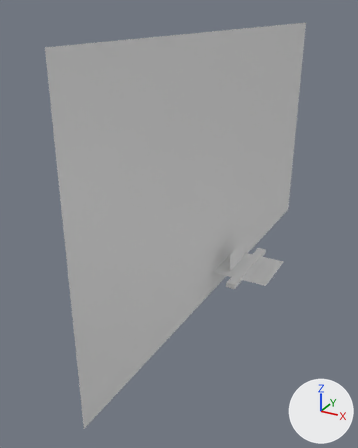
What one commit did to the glTF model 04 – Spé Front & Creative Dev – Creative Development/maisondevinci/public/scene.glb.
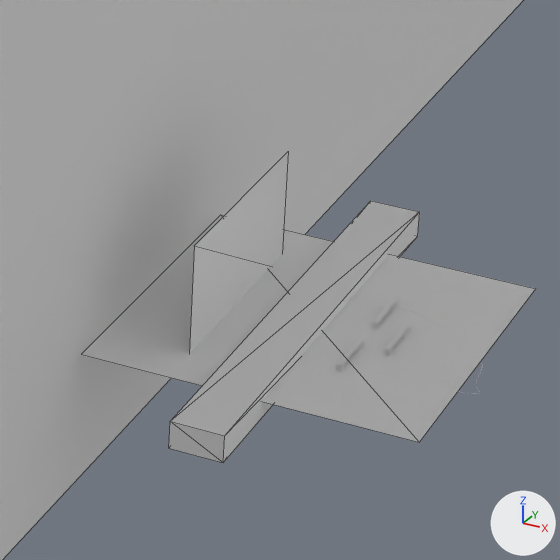
Each version appears first whole from a 50 mm lens placed at (65.7, -183.0, 104.6), pointed at (-22.8, -22.2, 24.2), and next in a close-up on the part from 56% to 80% of the width and 48% to 68% of the height. Arrows for +X, +Y and +Z are at lower right; the lights stay in place. The close-ups show mesh edges as thin lines. Where no turn or scale is listed for an object, it has been applied to the vertices.

Before the edit, the objects in view are built like this:
```python
me_cube_006 = bpy.data.meshes.new('Cube.006')
me_cube_006.from_pydata(...)  # a box spanning x -1.9..1.9, y -18.3..18.3, z -1.0..1.0
me_plane_001 = bpy.data.meshes.new('Plane.001')
me_plane_001.from_pydata([(0.0, -99.0, 97.0), (0.0, -99.0, -11.0), (0.0, 99.0, 97.0), (0.0, 99.0, -11.0)], [], [(0, 1, 3), (0, 3, 2)])
me_plane_002 = bpy.data.meshes.new('Plane.002')
me_plane_002.from_pydata([(-1.81, -3.22, 0.0), (1.81, -3.22, 0.0), (-1.81, 3.22, 0.0), (1.81, 3.22, 0.0)], [], [(0, 1, 3), (0, 3, 2)])
ob_cube = bpy.data.objects.new('Cube', me_cube_006)
ob_cube.location = (-0.8, 0.0, -0.36)
ob_emissive = bpy.data.objects.new('Emissive', me_plane_001)
ob_emissive.location = (-12.55, 0.0, 0.0)
ob_videoplane = bpy.data.objects.new('VideoPlane', me_plane_002)
ob_videoplane.location = (-5.65, 0.0, 3.47)
ob_videoplane.rotation_euler = (0.0, 1.571, 0.0)  # degrees (0, 90, 0)
ob_videoplane.scale = (2.59, 2.59, 2.59)
# also in view: 'Ground' at (0.0, 0.0, 0.0)
```
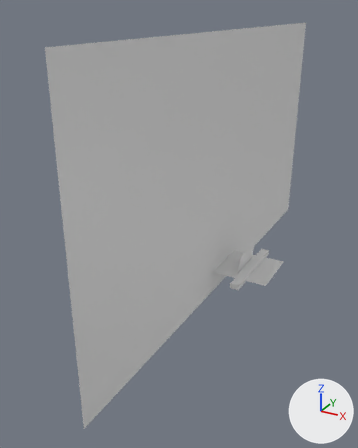
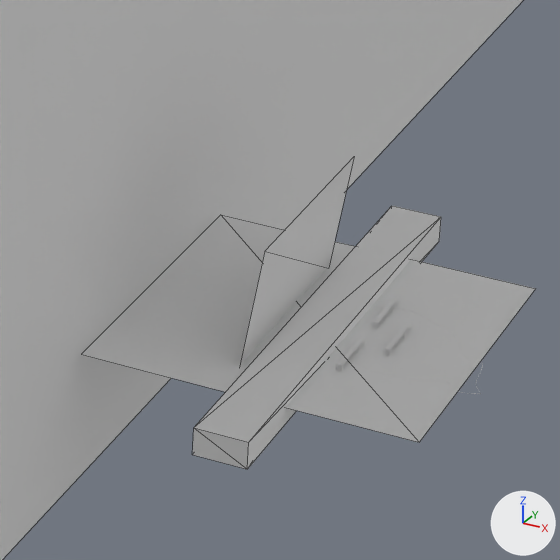
Scene script edits in JSON lines:
```json
{"op": "set", "path": "ob_videoplane.location", "old": "(-5.65, 0.0, 3.47)", "new": "(-1.37, 0.0, 4.38)"}
{"op": "set", "path": "ob_videoplane.rotation_euler", "old": "(0.0, 1.571, 0.0)", "new": "(0.0, 1.717, 0.0)", "note": "degrees (0, 90, 0) -> degrees (0, 98, 0)"}
{"op": "set", "path": "ob_cube.location", "old": "(-0.8, 0.0, -0.36)", "new": "(0.87, 0.0, -0.36)"}
```

Pixel boxes (x1, y1, x2, y2) of what changed, in the close-ups (560 x 560 px):
```json
{"object": "Cube", "change": "moved", "before": [169, 201, 420, 463], "after": [193, 206, 441, 469]}
{"object": "VideoPlane", "change": "moved, turned", "before": [189, 152, 288, 353], "after": [240, 157, 354, 365]}
```
